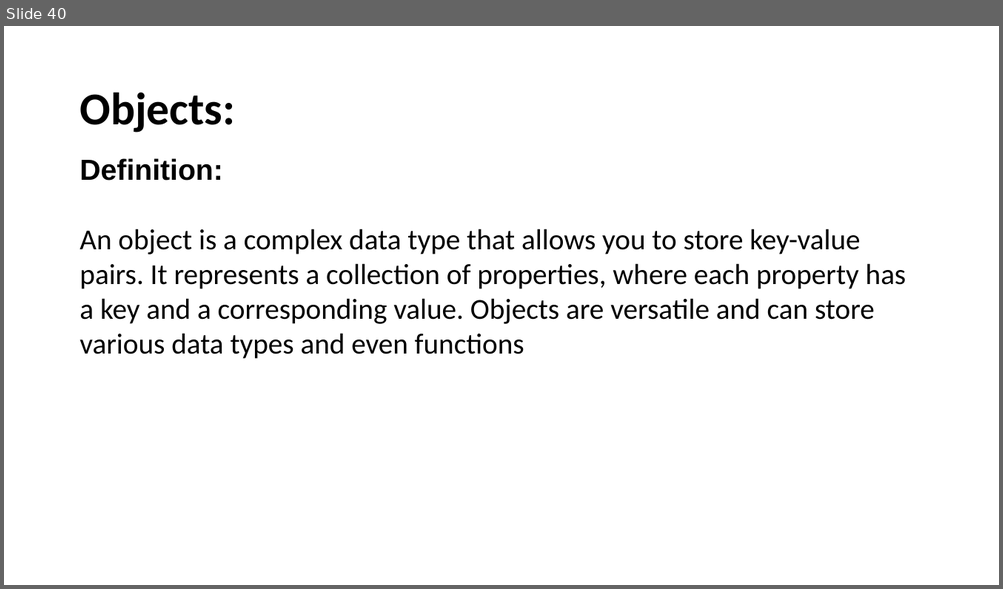
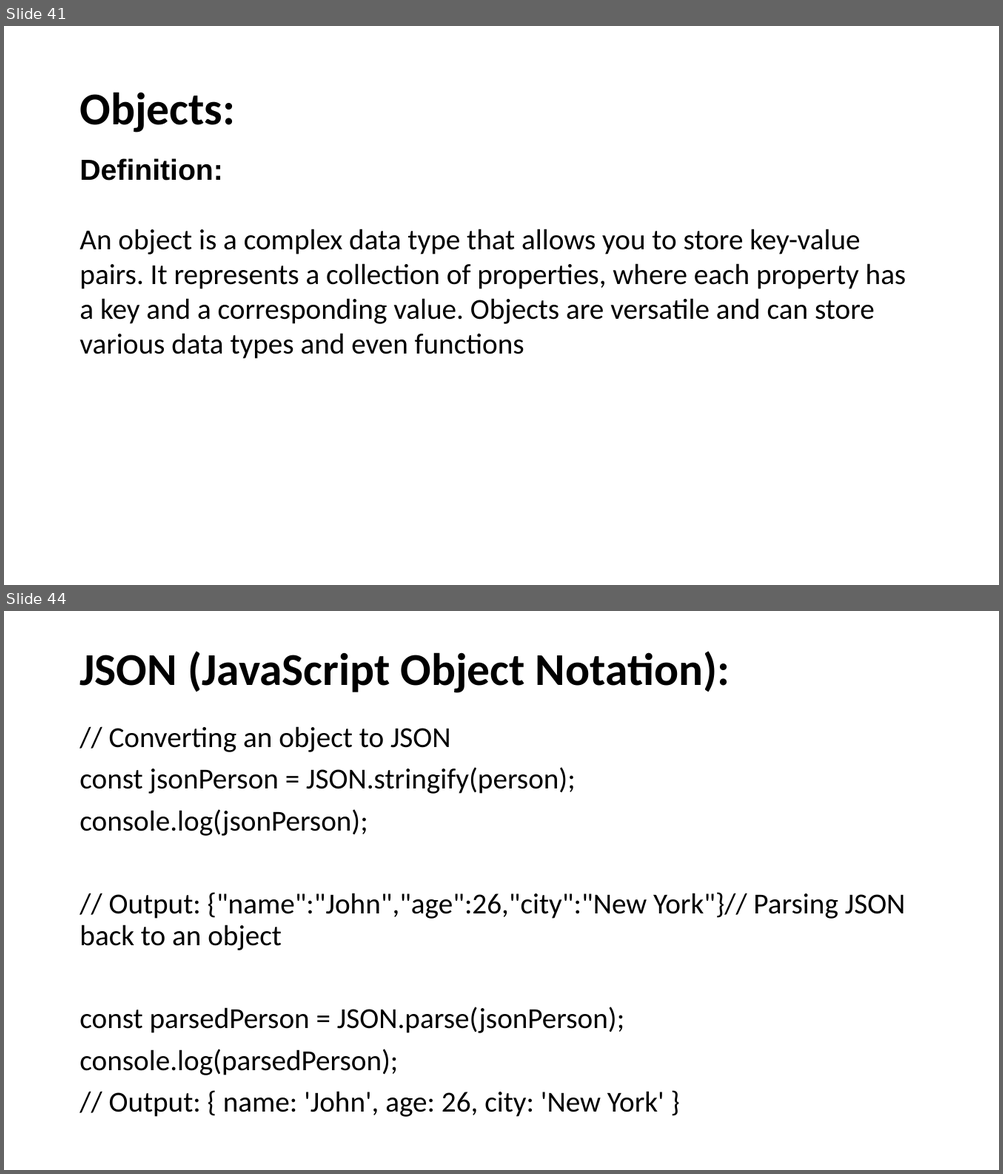
Before and after one commit to SethLK/JavaScript-Wizard-Course-for-Beginners, a slide deck: JavaScript Master Course for Beginners.pptx. Shown one above the other, each under a label of ours: slide 40 before the commit, slides 41 and 44 after it; the slides between them are not shown. The pictures are 1003x589 and 1003x1174 pixels, drawn with LibreOffice and Linux fonts; fonts in the diff are those of the drawing. Boxes give left, top, right and bottom in pixels: in the first picture for what was removed or moved away, otherwise in the second. Text is boxed around its words. In the diff, an @@ line names an element or a change of style, - is before the commit and + after.

```diff
--- a/JavaScript Master Course for Beginners.pptx
+++ b/JavaScript Master Course for Beginners.pptx
@@ slide 44 added at (4,611,999,1170), background #FFFFFF @@
@@ title added at (79,651,730,693), 44 pt, text #000000, bold @@
+JSON (JavaScript Object Notation):
@@ text added at (79,726,905,1117), 28 pt, text #000000 @@
+// Converting an object to JSON
+const jsonPerson = JSON.stringify(person);
+console.log(jsonPerson);
+// Output: {"name":"John","age":26,"city":"New York"}// Parsing JSON back to an object
+const parsedPerson = JSON.parse(jsonPerson);
+console.log(parsedPerson);
+// Output: { name: 'John', age: 26, city: 'New York' }
@@ what was slide 40 is now slide 41 @@
```
Also in this commit, not shown: 6 slides changed, 4 other slides added, 2 other files.
